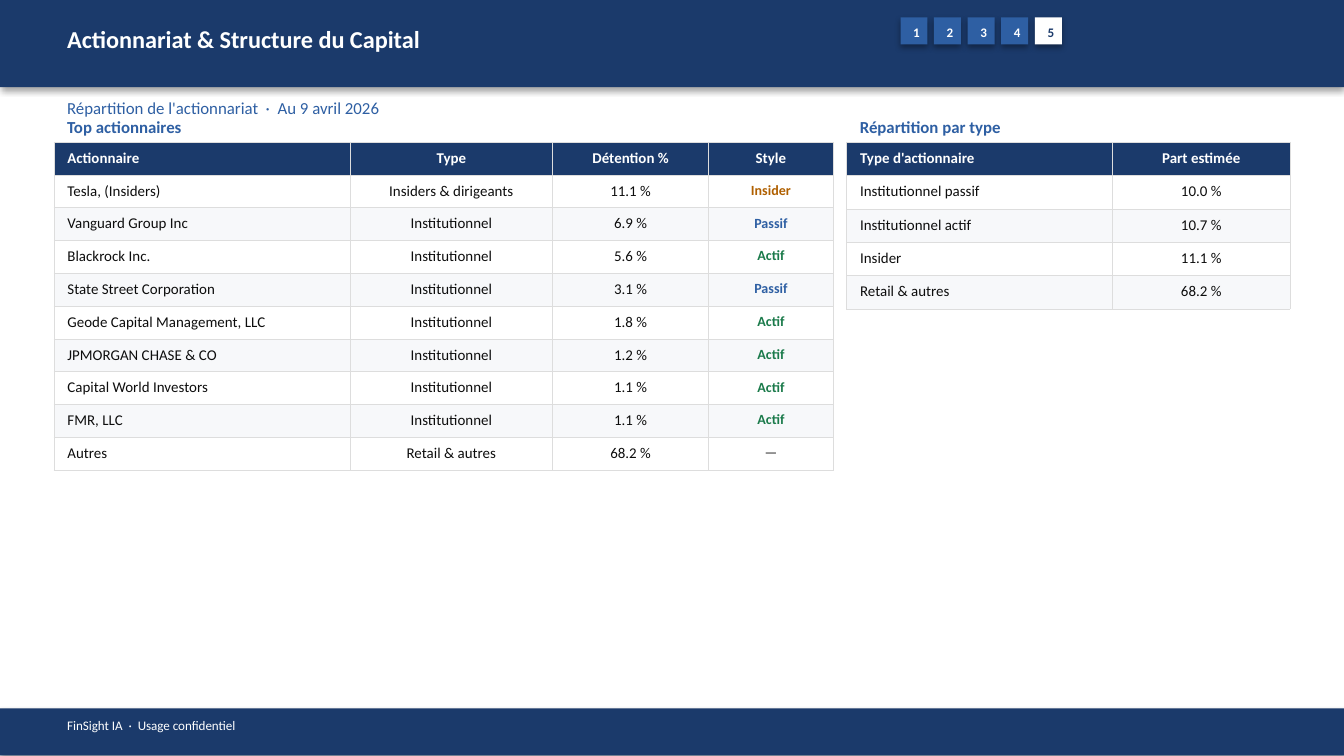
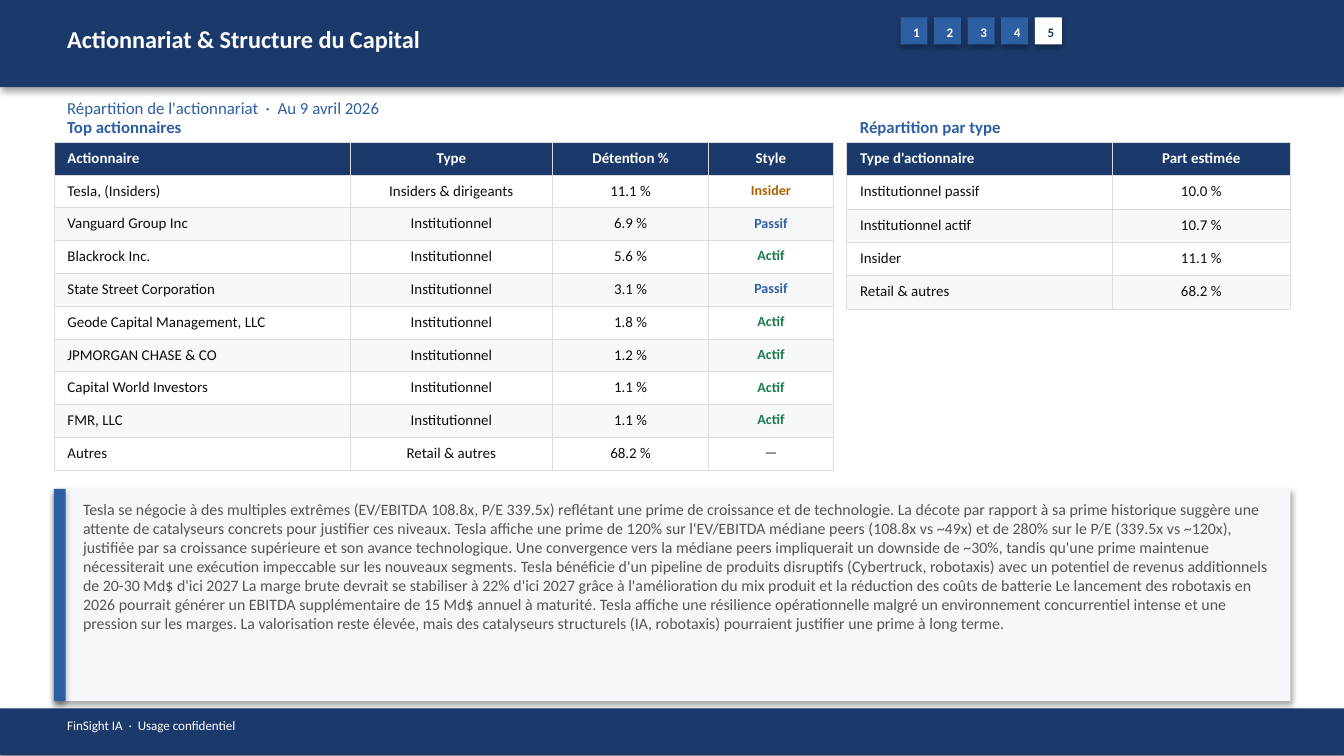
Before and after one commit to baptistejeh07-art/finsight-ia, a slide deck: slide 22 of preview/TSLA/TSLA_pitchbook.pptx. Drawn at 1344x756 pixels with LibreOffice and Linux fonts; fonts in the diff are those of the drawing. Boxes give left, top, right and bottom in pixels: in the first picture for what was removed or moved away, otherwise in the second. Text is boxed around its words. In the diff, an @@ line names an element or a change of style, - is before the commit and + after.

```diff
--- a/preview/TSLA/TSLA_pitchbook.pptx
+++ b/preview/TSLA/TSLA_pitchbook.pptx
@@ rectangle added at <box>54,489,1290,702</box>, fill #F5F7FA @@
@@ rectangle added at <box>54,489,66,702</box>, fill #2E5FA3 @@
@@ text added at <box>83,503,1268,632</box>, 8.5 pt, text #555555 @@
+Tesla se négocie à des multiples extrêmes (EV/EBITDA 108.8x, P/E 339.5x) reflétant une prime de croissance et de technologie. La décote par rapport à sa prime historique suggère une attente de catalyseurs concrets pour justifier ces niveaux. Tesla affiche une prime de 120% sur l'EV/EBITDA médiane peers (108.8x vs ~49x) et de 280% sur le P/E (339.5x vs ~120x), justifiée par sa croissance supérieure et son avance technologique. Une convergence vers la médiane peers impliquerait un downside de ~30%, tandis qu'une prime maintenue nécessiterait une exécution impeccable sur les nouveaux segments. Tesla bénéficie d'un pipeline de produits disruptifs (Cybertruck, robotaxis) avec un potentiel de revenus additionnels de 20-30 Md$ d'ici 2027 La marge brute devrait se stabiliser à 22% d'ici 2027 grâce à l'amélioration du mix produit et la réduction des coûts de batterie Le lancement des robotaxis en 2026 pourrait générer un EBITDA supplémentaire de 15 Md$ annuel à maturité. Tesla affiche une résilience opérationnelle malgré un environnement concurrentiel intense et une pression sur les marges. La valorisation reste élevée, mais des catalyseurs structurels (IA, robotaxis) pourraient justifier une prime à long terme.
```
Also in this commit, not shown: 17 other slides changed, 2 other files.
